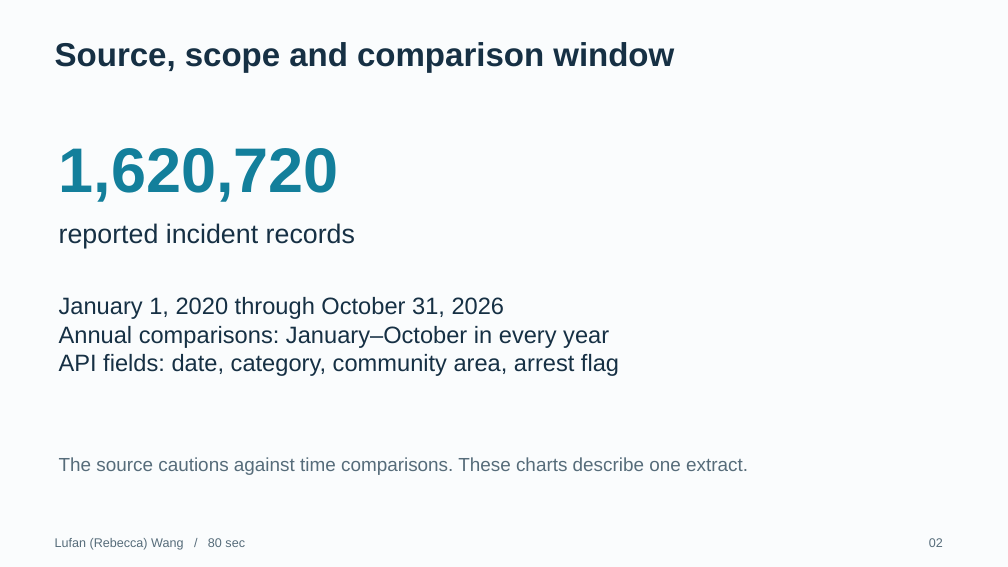
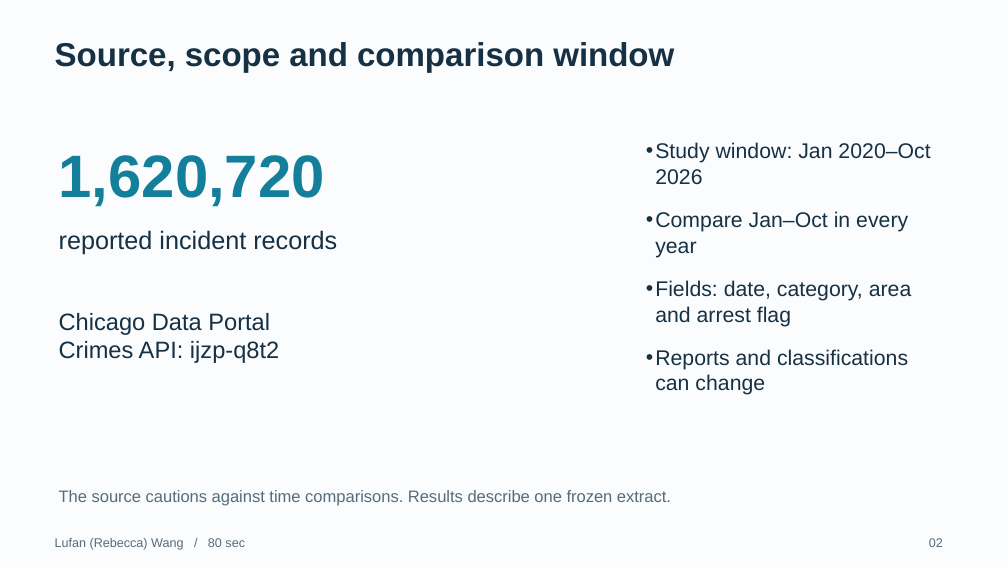
Before and after one commit to 1uf3n/Chicago-Crime-Analysis, a slide deck: slide 2 of presentation/Chicago_Crime_10_Minutes.pptx. Drawn at 1008x567 pixels with LibreOffice and Linux fonts; fonts in the diff are those of the drawing. Boxes give left, top, right and bottom in pixels: in the first picture for what was removed or moved away, otherwise in the second. Text is boxed around its words. In the diff, an @@ line names an element or a change of style, - is before the commit and + after.

```diff
--- a/presentation/Chicago_Crime_10_Minutes.pptx
+++ b/presentation/Chicago_Crime_10_Minutes.pptx
@@ text "1,620,720": place and size @@
-text "1,620,720" at bbox=[59, 148, 339, 202]
+text "1,620,720" at bbox=[59, 155, 325, 207]
@@ text "1,620,720" at bbox=[59, 155, 325, 207]: size 60 to 57 pt @@
@@ text added at bbox=[655, 142, 930, 395], 20.2 pt, text #163044 @@
+• Study window: Jan 2020–Oct 2026
+• Compare Jan–Oct in every year
+• Fields: date, category, area and arrest flag
+• Reports and classifications can change
@@ text "reported incident records": place and size @@
-text "reported incident records" at bbox=[59, 223, 355, 248]
+text "reported incident records" at bbox=[59, 230, 337, 255]
@@ text "reported incident records" at bbox=[59, 230, 337, 255]: size 25.5 to 24 pt @@
@@ text removed at bbox=[59, 297, 619, 376] @@
-January 1, 2020 through October 31, 2026
-Annual comparisons: January–October in every year
-API fields: date, category, community area, arrest flag
@@ text added at bbox=[59, 313, 279, 363], 22.5 pt, text #163044 @@
+Chicago Data Portal
+Crimes API: ijzp-q8t2
@@ text at bbox=[59, 490, 671, 506]: text changed; size 18 to 15.8 pt @@
-The source cautions against time comparisons. These charts describe one extract.
+The source cautions against time comparisons. Results describe one frozen extract.
```
Also in this commit, not shown: 11 other slides changed.
